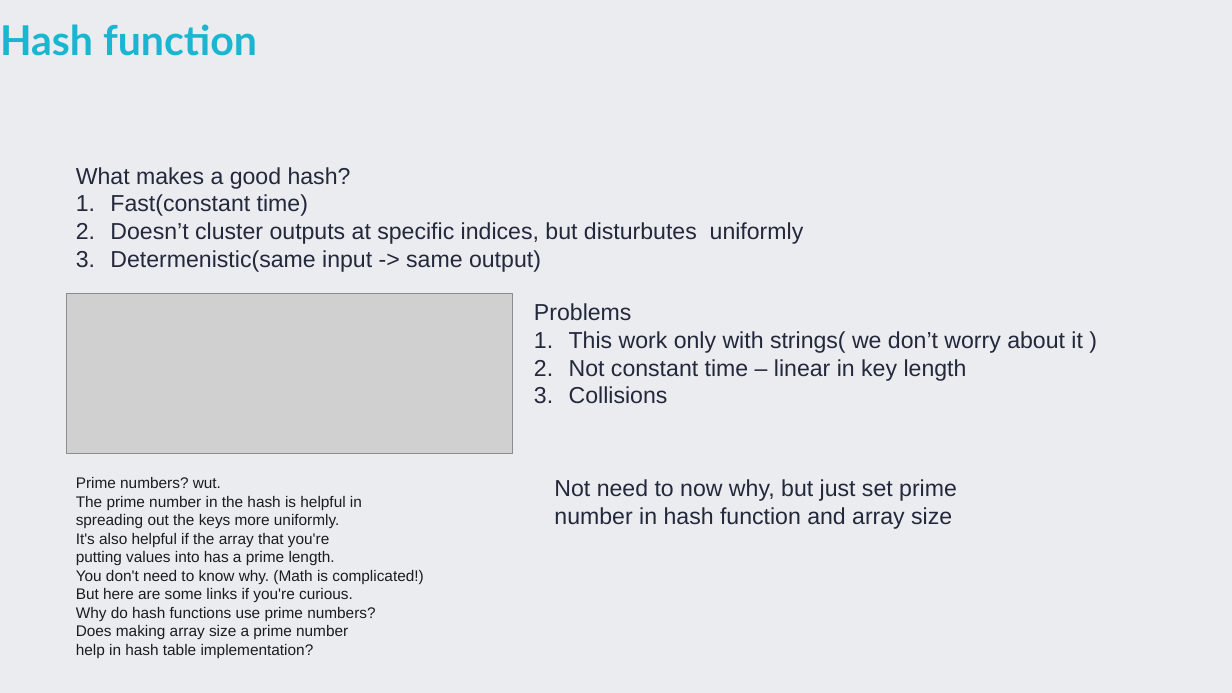
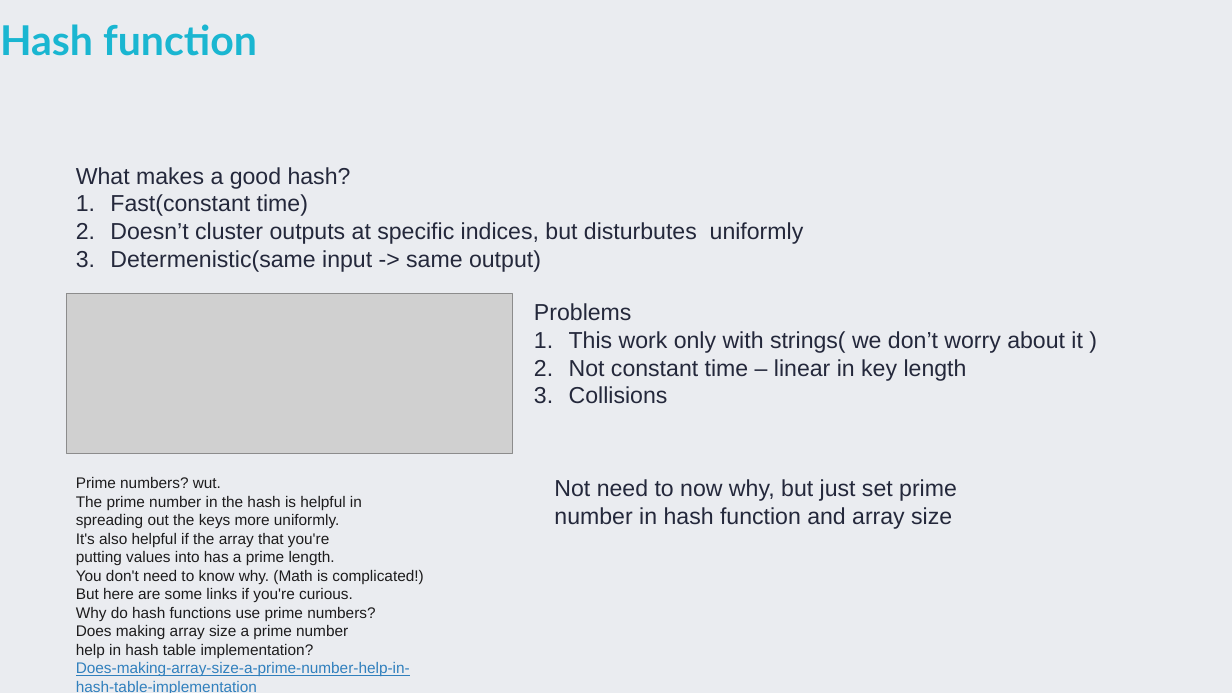
Before and after one commit to TigranVardanyan/Algorithms-and-Data-structures, a slide deck: slide 24 of ds&a.pptx. Drawn at 1232x693 pixels with LibreOffice and Linux fonts; fonts in the diff are those of the drawing; grey boxes stand for pictures. Boxes give left, top, right and bottom in pixels: in the first picture for what was removed or moved away, otherwise in the second. Text is boxed around its words. In the diff, an @@ line names an element or a change of style, - is before the commit and + after.

Commit message:
Hash tables - get,values,keyes solution

```diff
--- a/ds&a.pptx
+++ b/ds&a.pptx
@@ text at <box>76,662,410,693</box>: paragraph added @@
+Does-making-array-size-a-prime-number-help-in-hash-table-implementation
```
Also in this commit, not shown: 1 other slide changed, 1 slide added, 1 slide removed, 2 other files.
